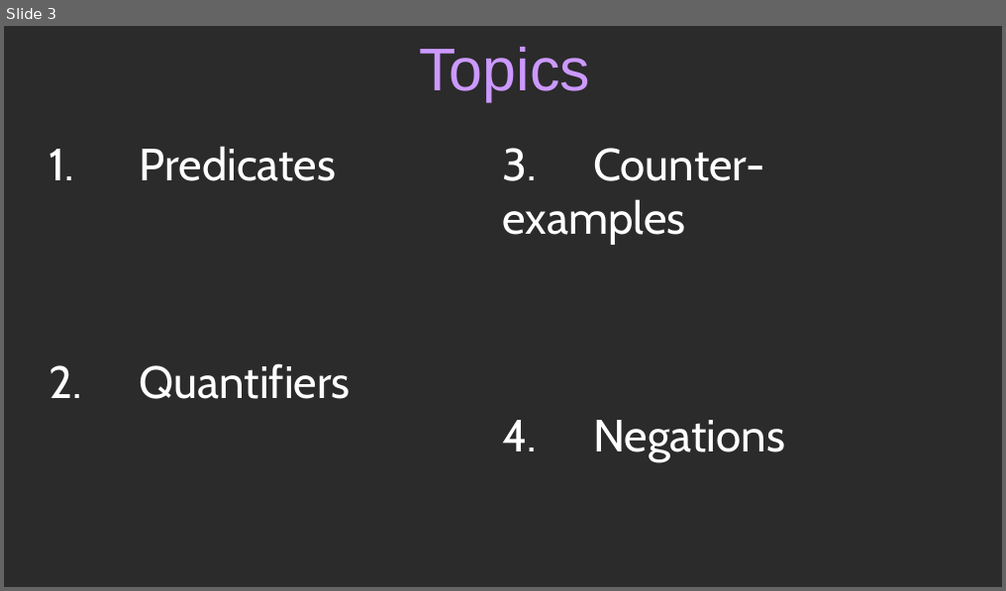
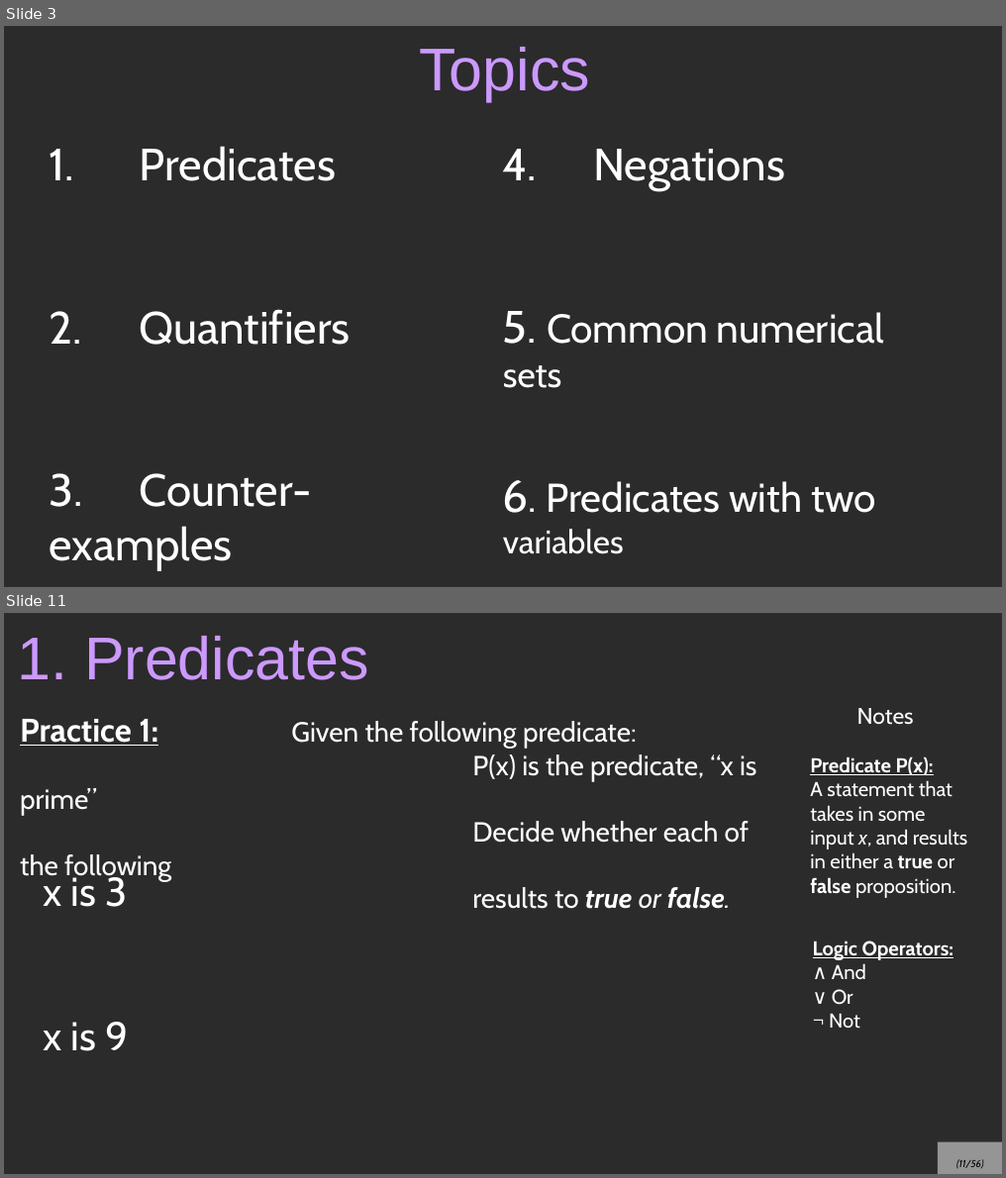
Before and after one commit to nguyenchithien/CS210-Discrete-Structures, a slide deck: Lectures/4_Predicates.odp. Shown one above the other, each under a label of ours: slide 3 before the commit, slides 3 and 11 after it; the slides between them are not shown. The pictures are 1006x591 and 1006x1178 pixels, drawn with LibreOffice and Linux fonts; fonts in the diff are those of the drawing; background and template pictures are left out; a plain dark background stands for a picture behind light text. Boxes give left, top, right and bottom in pixels: in the first picture for what was removed or moved away, otherwise in the second. Text is boxed around its words. In the diff, an @@ line names an element or a change of style, - is before the commit and + after.

Commit message:
Lecture about predicates done

```diff
--- a/Lectures/4_Predicates.odp
+++ b/Lectures/4_Predicates.odp
@@ slide 11 added at [4,613,1002,1174], background picture (left out) @@
@@ title added at [18,636,369,680], 48 pt, text #CC99FF @@
+1. Predicates
@@ text added at [20,719,756,909], 22 pt, text #FFFFFF @@
+Practice 1: Given the following predicate:
+P(x) is the predicate, “x is prime”
+Decide whether each of the following
+results to true or false.
@@ text added at [857,708,914,725], 18 pt, text #FFFFFF @@
+Notes
@@ text added at [810,757,968,898], 16 pt, text #FFFFFF @@
+Predicate P(x):
+A statement that takes in some input x, and results in either a true or false proposition.
@@ text added at [43,871,128,1052], 32 pt, text #FFFFFF @@
+x is 3
+x is 9
@@ text added at [813,941,954,1029], 16 pt, text #FFFFFF, bold, underline @@
+Logic Operators:
+∧ And
+∨ Or
+¬ Not
@@ page number added at [938,1143,1002,1174], fill #FFFFFF at 50% opacity, 8 pt, text #000000, italic @@
+(11/56)
@@ slide 3 changed as well @@
@@ text at [503,148,764,245]: paragraph removed @@
-3. Counter-examples
@@ text at [503,311,885,555]: paragraphs added @@
+5. Common numerical sets
+6. Predicates with two variables
@@ text at [49,473,311,571]: paragraph added @@
+3. Counter-examples
```
Also in this commit, not shown: 1 other slide changed, 53 other slides added, 3 slides removed, 1 other file.
